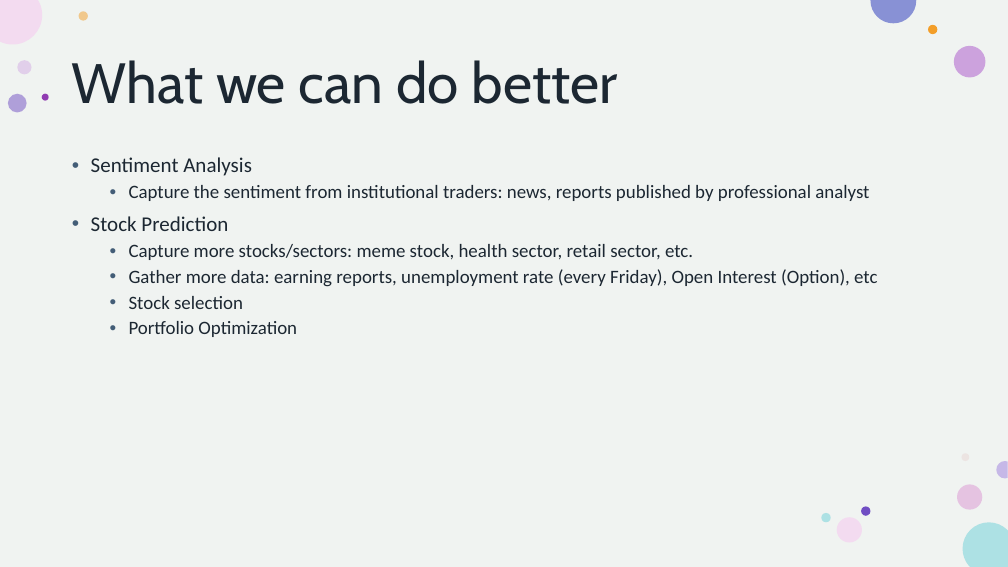
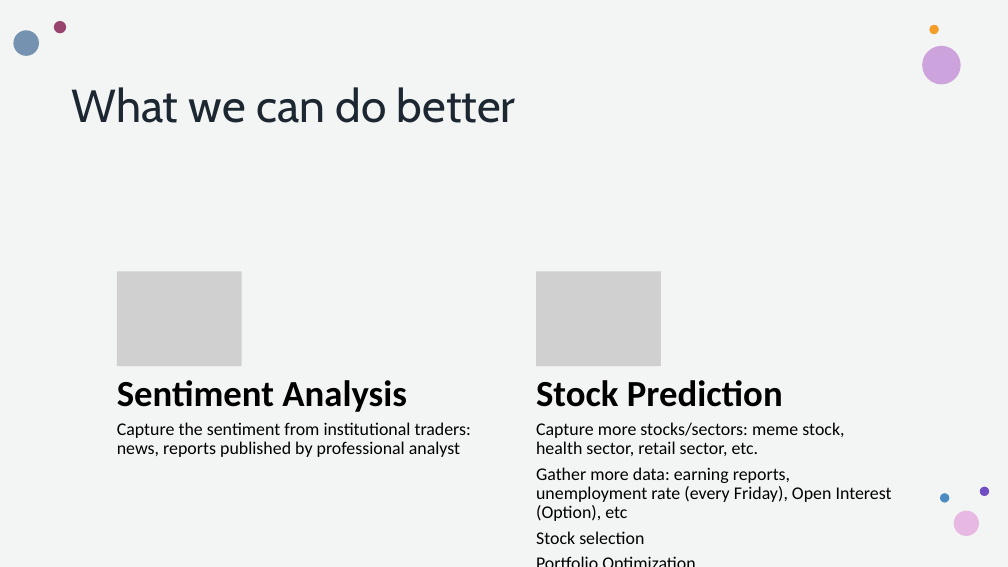
Before and after one commit to howie-zeng/Analyzing-Retail-Sentiment-and-Detecting-Trading-Signals, a slide deck: slide 13 of Presentation.pptx. Drawn at 1008x567 pixels with LibreOffice and Linux fonts; fonts in the diff are those of the drawing; grey boxes stand for pictures. Boxes give left, top, right and bottom in pixels: in the first picture for what was removed or moved away, otherwise in the second. Text is boxed around its words. In the diff, an @@ line names an element or a change of style, - is before the commit and + after.

```diff
--- a/Presentation.pptx
+++ b/Presentation.pptx
@@ rectangle removed at (0, 0, 1008, 567) @@
@@ rectangle added at (0, 0, 1008, 567), fill #FFFFFF @@
@@ rectangle added at (0, 0, 1008, 567), fill #D5DED8 at 30% opacity @@
@@ title "What we can do better": place and size @@
-title "What we can do better" at (72, 60, 618, 104)
+title "What we can do better" at (71, 87, 516, 123)
@@ title "What we can do better" at (71, 87, 516, 123): size 54 to 44 pt; vertical alignment middle to top @@
@@ group removed at (8, 11, 986, 542): 11 ellipses @@
@@ text removed at (91, 157, 877, 337) @@
-• Sentiment Analysis
-  • Capture the sentiment from institutional traders: news, reports published by professional analyst
-• Stock Prediction
-  • Capture more stocks/sectors: meme stock, health sector, retail sector, etc.
-  • Gather more data: earning reports, unemployment rate (every Friday), Open Interest (Option), etc
-  • Stock selection
-  • Portfolio Optimization
@@ group added at (117, 271, 892, 544): 4 texts, 2 pictures @@
+Sentiment Analysis
+Capture the sentiment from institutional traders: news, reports published by professional analyst
+Stock Prediction
+Capture more stocks/sectors: meme stock, health sector, retail sector, etc.
+Gather more data: earning reports, unemployment rate (every Friday), Open Interest (Option), etc
+Stock selection
+Portfolio Optimization
@@ group added at (14, 21, 989, 536): 7 ellipses @@
```
Also in this commit, not shown: 8 other slides changed.
